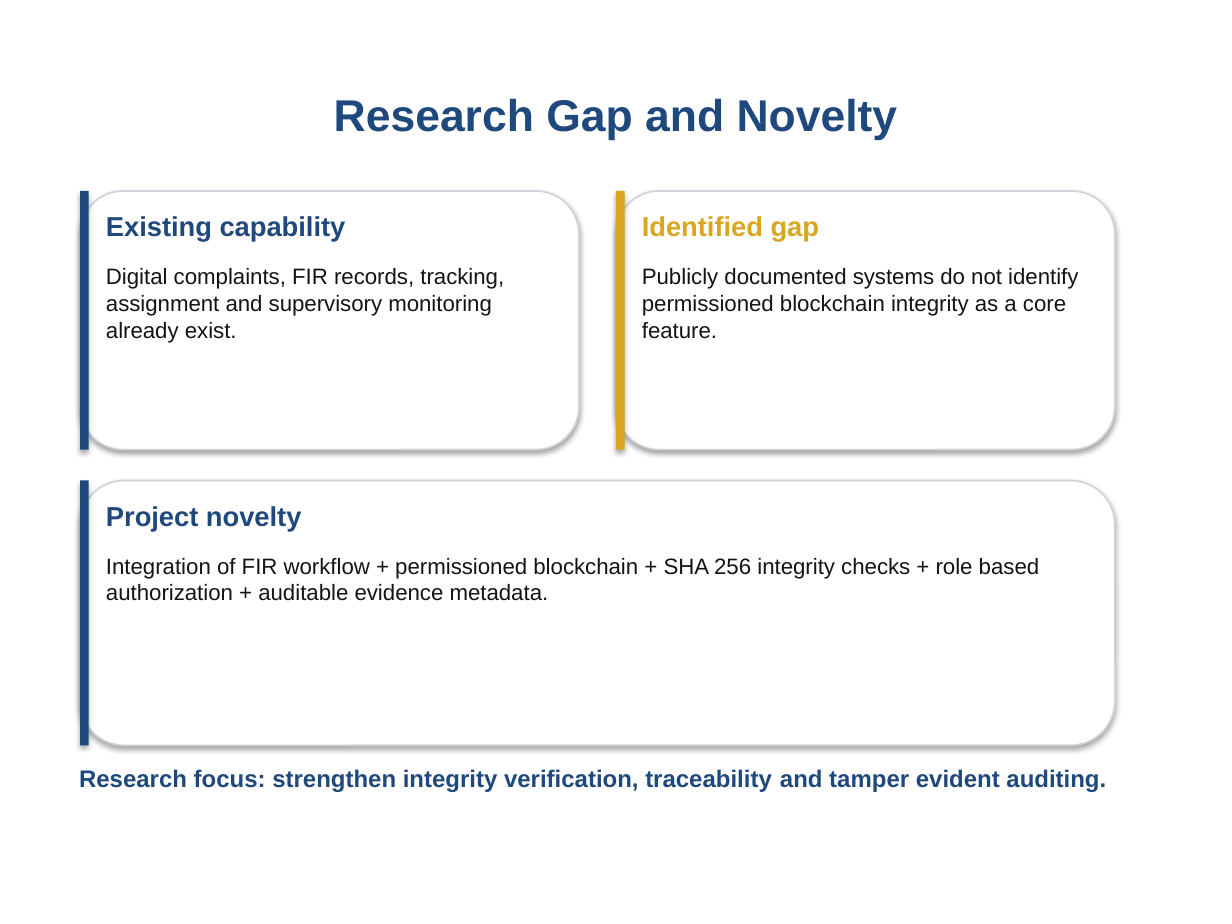
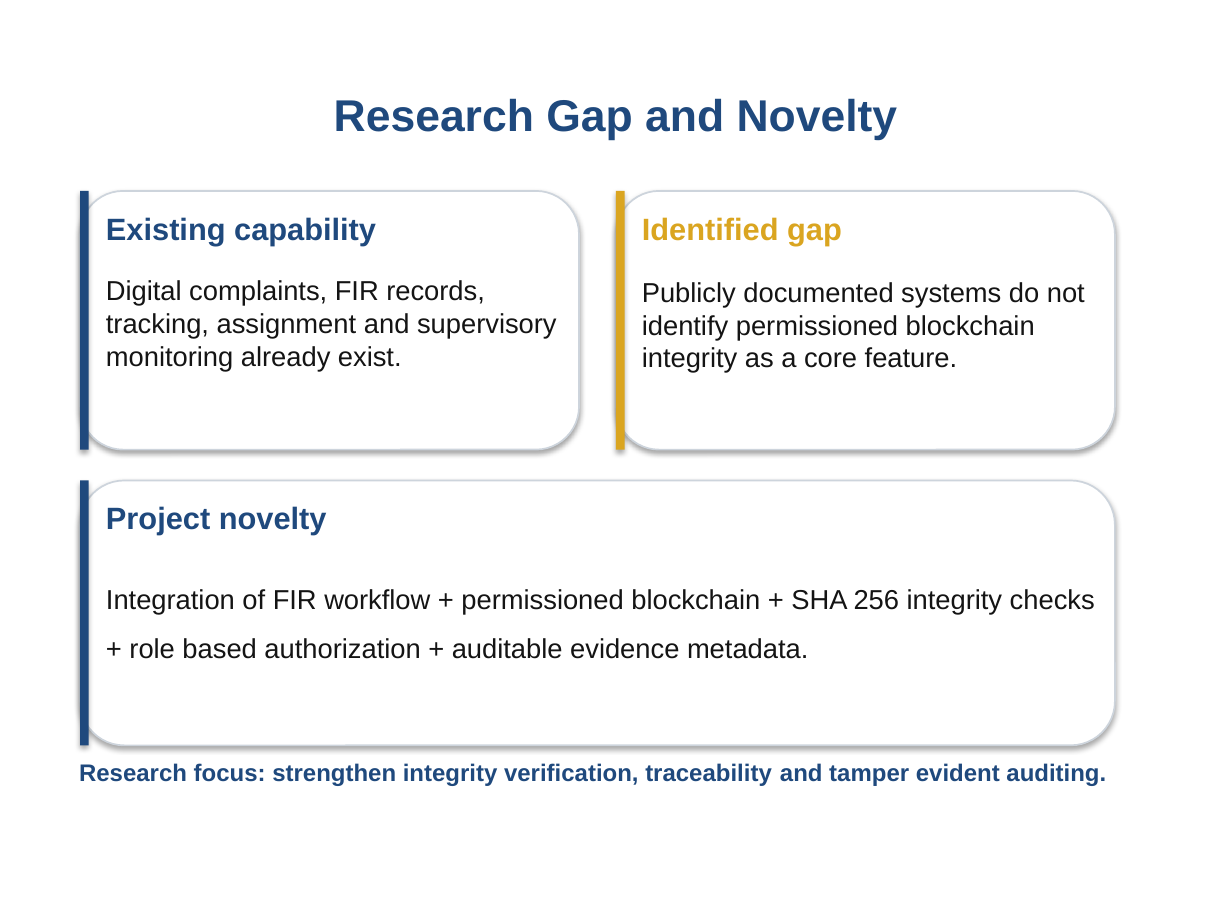
Before and after one commit to Sharaiz333/FYPBSCS_Digital-FIR-blockchain_2026, a slide deck: slide 10 of Final_Digital_FIR_Final_FYP_Presentation.pptx (slide 9 before the commit). Drawn at 1232x924 pixels with LibreOffice and Linux fonts; fonts in the diff are those of the drawing; background and template pictures are left out. Boxes give left, top, right and bottom in pixels: in the first picture for what was removed or moved away, otherwise in the second. Text is boxed around its words. In the diff, an @@ line names an element or a change of style, - is before the commit and + after.

```diff
--- a/Final_Digital_FIR_Final_FYP_Presentation.pptx
+++ b/Final_Digital_FIR_Final_FYP_Presentation.pptx
@@ size 16 to 18 pt in 3 elements at (x1=106, y1=506, x2=327, y2=535), (x1=106, y1=217, x2=376, y2=245), (x1=642, y1=217, x2=842, y2=245) @@
@@ text "Digital complaints, FIR records, tracking, ..." moved from (x1=106, y1=268, x2=504, y2=343) to (x1=106, y1=280, x2=557, y2=372) @@
@@ text "Digital complaints, FIR records, tracking, ..." at (x1=106, y1=280, x2=557, y2=372): size 13 to 16 pt @@
@@ text "Publicly documented systems do not ..." at (x1=642, y1=282, x2=1085, y2=373): size 13 to 16 pt @@
@@ text "Publicly documented systems do not ..." moved from (x1=642, y1=268, x2=1078, y2=339) to (x1=642, y1=282, x2=1085, y2=373) @@
@@ text "Integration of FIR workflow + ..." moved from (x1=106, y1=558, x2=1039, y2=601) to (x1=106, y1=589, x2=1095, y2=659) @@
@@ text "Integration of FIR workflow + ..." at (x1=106, y1=589, x2=1095, y2=659): size 13 to 16 pt; line spacing 1 to 1.5 @@
@@ text "Research focus: strengthen integrity verification, ..." moved from (x1=79, y1=769, x2=1106, y2=792) to (x1=79, y1=763, x2=1106, y2=786) @@
```
Also in this commit, not shown: 13 other slides changed, 1 slide added, 3 other files.
